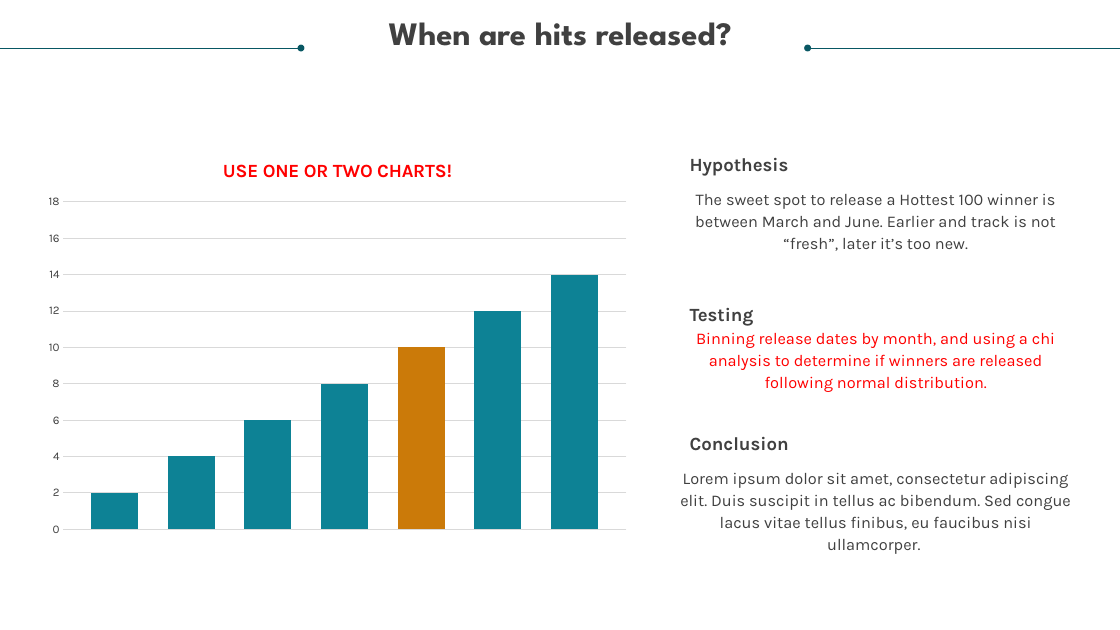
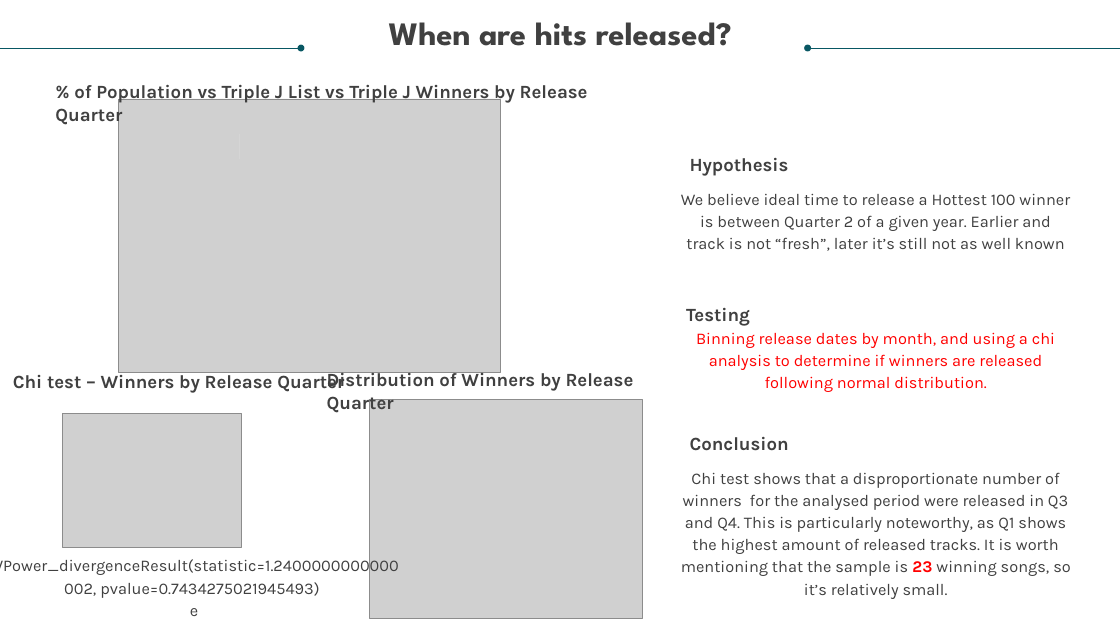
Before and after one commit to relaernu/project_1, a slide deck: slide 7 of Dancing Through The Decades - Final Draft.pptx. Drawn at 1120x630 pixels with LibreOffice and Linux fonts; fonts in the diff are those of the drawing; grey boxes stand for pictures. Boxes give left, top, right and bottom in pixels: in the first picture for what was removed or moved away, otherwise in the second. Text is boxed around its words. In the diff, an @@ line names an element or a change of style, - is before the commit and + after.

Commit message:
final draft

```diff
--- a/Dancing Through The Decades - Final Draft.pptx
+++ b/Dancing Through The Decades - Final Draft.pptx
@@ text added at <box>74,85,588,104</box>, 16 pt, text #404040, bold @@
+% of Population vs Triple J List vs Triple J Winners by Release Quarter
@@ picture added at <box>118,99,501,372</box> @@
@@ column chart removed at <box>37,143,639,544</box> @@
-title "USE ONE OR TWO CHARTS! "
-categories: 1
-Series 1: 2
-Series 2: 4
-Series 3: 6
-Series 4: 8
-Series 5: 10
-Series 6: 12
-Series 7: 14
@@ rectangle added at <box>240,134,240,159</box>, fill #FFFFFF @@
@@ text at <box>681,194,1070,251</box>: text changed @@
-The sweet spot to release a Hottest 100 winner is between March and June. Earlier and track is not “fresh”, later it’s too new.
+We believe ideal time to release a Hottest 100 winner is between Quarter 2 of a given year. Earlier and track is not “fresh”, later it’s still not as well known
@@ text "Testing": place and size @@
-text "Testing" at <box>690,308,754,326</box>
+text "Testing" at <box>686,308,750,326</box>
@@ text added at <box>13,371,344,393</box>, 16 pt, text #404040, bold @@
+Chi test – Winners by Release Quarter
@@ text added at <box>327,370,634,414</box>, 16 pt, text #404040, bold @@
+Distribution of Winners by Release Quarter
@@ picture added at <box>63,413,242,548</box> @@
@@ picture added at <box>370,400,642,618</box> @@
@@ text at <box>681,472,1070,576</box>: text changed @@
-Lorem ipsum dolor sit amet, consectetur adipiscing elit. Duis suscipit in tellus ac bibendum. Sed congue lacus vitae tellus finibus, eu faucibus nisi ullamcorper.
+Chi test shows that a disproportionate number of winners for the analysed period were released in Q3 and Q4. This is particularly noteworthy, as Q1 shows the highest amount of released tracks. It is worth mentioning that the sample is 23 winning songs, so it’s relatively small.
@@ text added at <box>0,557,399,616</box>, 14 pt, text #404040 @@
+WPower_divergenceResult(statistic=1.2400000000000002, pvalue=0.7434275021945493)
+e
```
Also in this commit, not shown: 4 other slides changed, 2 slides added, 9 slides removed.
